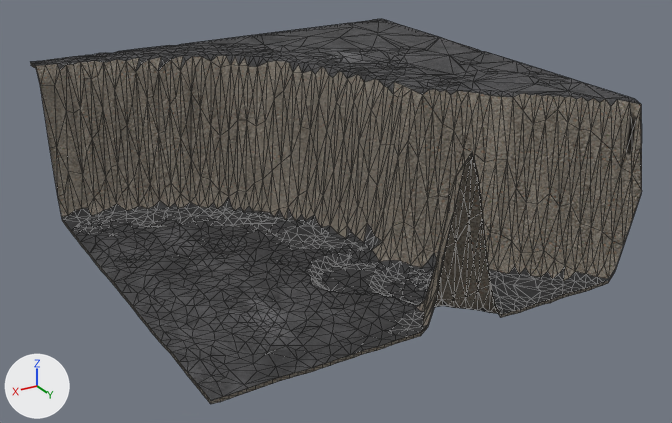
An edit to the glTF model content/props/lunar-rift-chunk-13_lod1.glb, drawn before and after from the same camera.
One viewpoint serves both versions: a 50 mm camera at (191.0, 334.0, 179.0) aimed at (-2.0, 11.0, 17.0). Arrows for +X, +Y and +Z are at lower left; the lights stay in place. The older version comes first. Mesh edges are drawn as thin lines. Vertices at exactly the same position are counted once.

The scene before the commit, as lines of its bpy script (objects in view):
```python
ob_lod1_terrain_13 = bpy.data.objects.new('LOD1_TERRAIN_13', me_lod1_terrain_13)
ob_lod1_terrain_13.location = (0.0, 0.0, 0.0)
```
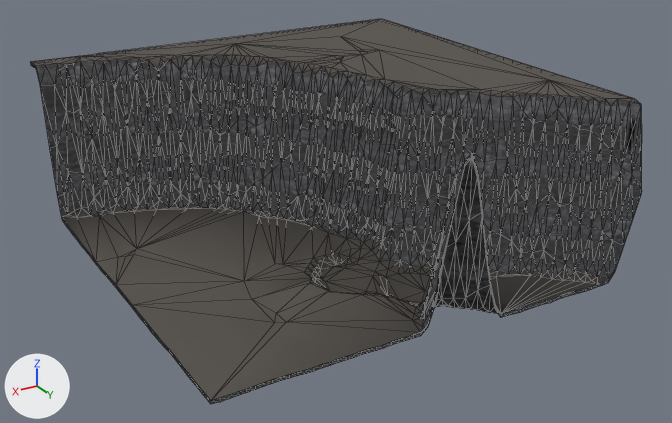
Boxes [x1, y1, x2, y2] around the edits, measured in the pictures (672 x 423 px):
```json
{"object": "LOD1_TERRAIN_13", "change": "surface changed, reshaped", "before": [30, 19, 642, 404], "after": [30, 19, 642, 404]}
{"part": 1, "of": "me_lod1_terrain_13", "change": "cut back", "before": [62, 204, 591, 404], "after": [95, 261, 435, 393]}
{"part": 2, "of": "me_lod1_terrain_13", "change": "reshaped", "before": [31, 19, 627, 194], "after": [237, 19, 547, 190]}
{"part": 3, "of": "me_lod1_terrain_13", "change": "surface changed", "before": [30, 55, 642, 404], "after": [30, 55, 642, 404]}
{"part": 4, "of": "me_lod1_terrain_13", "change": "recoloured", "before": [92, 56, 569, 308], "after": [92, 56, 569, 308]}
{"part": 5, "of": "me_lod1_terrain_13", "change": "recoloured", "before": [92, 56, 569, 308], "after": [92, 56, 569, 308]}
```

Scene script edits in JSON lines:
```json
{"op": "add", "block": "img_cliff_side_nor_1k", "code": ["img_cliff_side_nor_1k = load_image('cliff_side_nor_1k', 'textures/game/cliff_side_nor_1k_24bcf83ec5cd.jpg', 1024, 1024, 'Non-Color')"]}
{"op": "add", "block": "img_cliff_side_ao_1k_cliff_side_rough_1k", "code": ["img_cliff_side_ao_1k_cliff_side_rough_1k = load_image('cliff_side_ao_1k-cliff_side_rough_1k', 'textures/game/cliff_side_ao_1k-cliff_side_rough_1k_1fd93fd83d64.jpg', 1024, 1024, 'Non-Color')"]}
{"op": "add", "block": "img_cliff_side_diff_1k", "code": ["img_cliff_side_diff_1k = load_image('cliff_side_diff_1k', 'textures/game/cliff_side_diff_1k_201fe54947b7.jpg', 1024, 1024, 'sRGB')"]}
{"block": "mat_rift_wall", "change": "nodes: BsdfPrincipled, Math, Mix, NormalMap, OutputMaterial, SeparateColor, TexImage x3, VertexColor"}
{"block": "mat_rift_wall", "change": "uses the picture img_gray_rocks_ao_1k_gray_rocks_rough_1k"}
{"block": "mat_rift_wall", "change": "uses the picture img_gray_rocks_diff_1k"}
{"block": "mat_rift_wall", "change": "uses the picture img_gray_rocks_nor_1k"}
{"block": "mat_rift_wall", "change": "nodes: BsdfPrincipled, Math, Mix x2, NormalMap, OutputMaterial, SeparateColor, TexImage x3, VertexColor"}
{"block": "mat_rift_wall", "change": "colours: light grey #c5c7cd, mixed with the vertex colours"}
{"block": "mat_rift_wall", "change": "uses the picture img_cliff_side_ao_1k_cliff_side_rough_1k"}
{"block": "mat_rift_wall", "change": "uses the picture img_cliff_side_diff_1k"}
{"block": "mat_rift_wall", "change": "uses the picture img_cliff_side_nor_1k"}
{"block": "me_lod1_terrain_13", "where": "# used by ob_lod1_terrain_13; location = (0.0, 0.0, 0.0)"}
{"op": "remove", "block": "me_lod1_terrain_13", "code": "me_lod1_terrain_13.from_pydata(...)  # 1994 vertices, 3413 faces; spans x -96.0..96.0, y -96.0..96.0, z -2.0..75.0"}
{"op": "add", "block": "me_lod1_terrain_13", "code": "me_lod1_terrain_13.from_pydata(...)  # 1115 vertices, 1721 faces; spans x -96.0..96.0, y -96.0..96.0, z -2.0..75.0"}
{"block": "me_lod1_terrain_13", "change": "me_lod1_terrain_13 part 1: 4 vertices moved within x 58.0..96.0, y 10.0..96.0, z 4.0; 635 vertices removed from x -70.0..96.0, y -70.0..96.0, z -1.0..16.0; 7 vertices added at x -29.0..96.0, y -22.0..71.0, z -1.0..5.0"}
{"block": "me_lod1_terrain_13", "change": "me_lod1_terrain_13 part 2: 1 vertex moved within x 90.0, y -96.0, z 74.0; 253 vertices removed from x -96.0..96.0, y -96.0..83.0, z 41.0..74.0; 2 vertices added at x -53.0..-9.0, y -69.0..-16.0, z 61.0..73.0"}
{"block": "me_lod1_terrain_13", "change": "me_lod1_terrain_13 part 3: 1096 kept faces spanning x -96.0..96.0, y -96.0..96.0, z -2.0..75.0 get new texture (UV) coordinates"}
{"block": "me_lod1_terrain_13", "change": "me_lod1_terrain_13 part 4: 23 kept faces spanning x -70.0..74.0, y -83.0..96.0, z -1.0..74.0 get new vertex colours; the middle colour goes from white #ffffff to grey #9c9894"}
{"block": "me_lod1_terrain_13", "change": "me_lod1_terrain_13 part 5: 17 faces spanning x -70.0..74.0, y -83.0..96.0, z -1.0..74.0 switch from mat_rift_wall to mat_rift_floor"}
```
